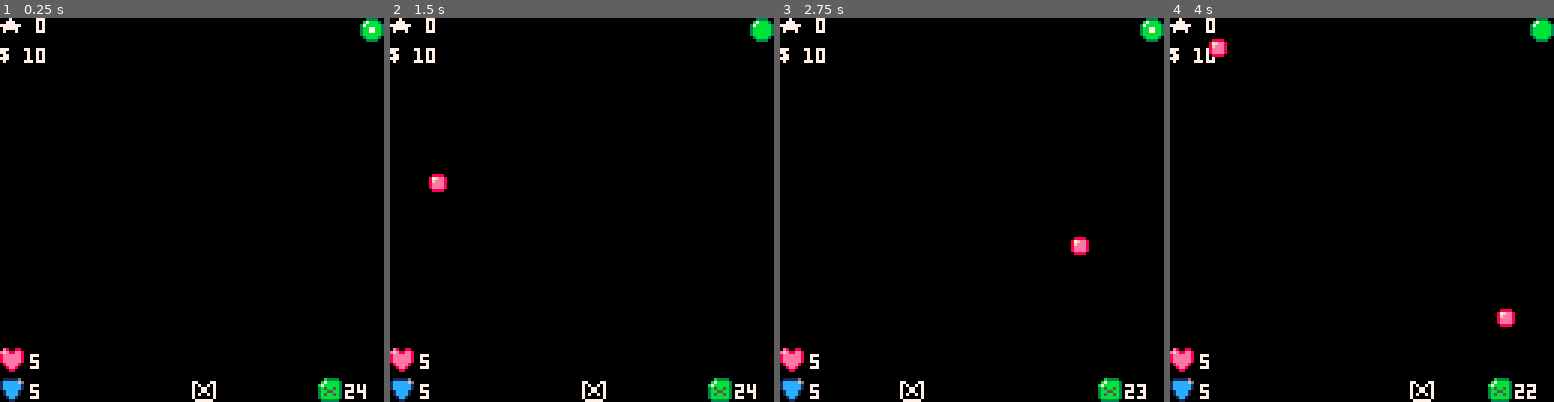
Above: before the commit, frames 1-4 (left to right).
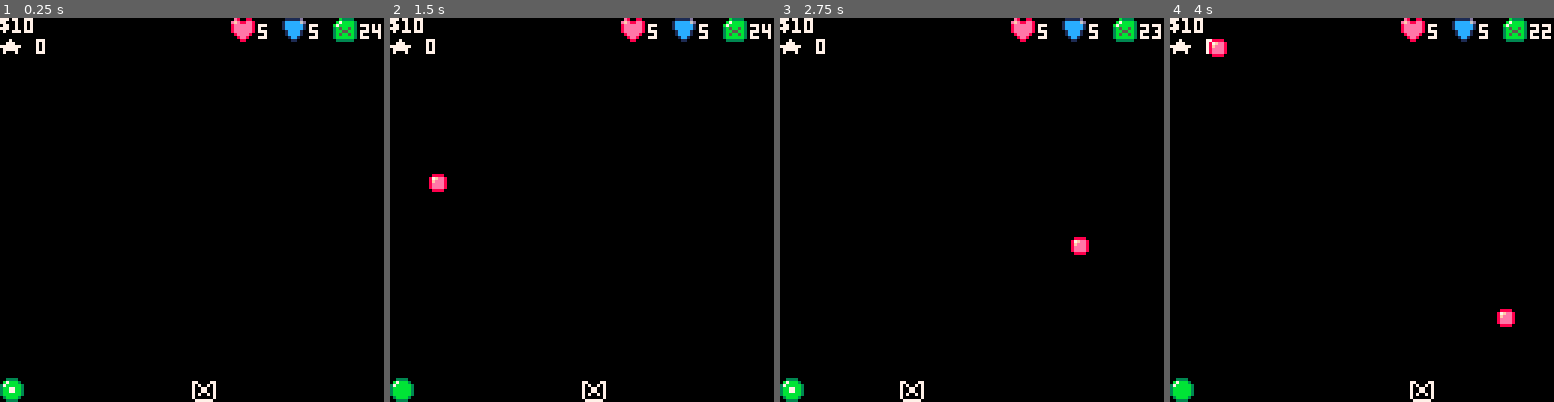
Above: after the commit, the same moments.

Repository: NinetiesPaul/Orion-s-Defender
Game: PICO-8 cartridge orionsdefender.p8
Two runs of this game, one before a commit and one after it. Both use one fixed random seed, a clock stepped at 60 frames per second and the inputs below.
Inputs:
- Up to frame 1 (0.25 s): no input
- Up to frame 2 (1.5 s): tap O (Z key) at 0.33, 0.7, 1.43 s; tap X (X key) at 1.07 s
- Up to frame 3 (2.75 s): hold Left 1.97-2.37 s; tap X (X key) at 2.07, 2.4, 2.73 s; tap O (Z key) at 2.22 s; hold Down from 2.42 s (still down)
- Up to frame 4 (4 s): release Down at 2.82 s; hold Right 2.87-3.53 s; tap X (X key) at 3.07, 3.4, 3.73 s; tap O (Z key) at 3.1, 3.98 s; hold Up from 3.58 s (still down)

The runs differ from the first frame. In frame 1, 3.2% of the frame differs, in the area x 0-100%, y 0-100%; in frame 2, 3.2%; in frame 3, 3.2%; in frame 4, 3.2%.

Commit message:
ui changes

Diff:
--- a/orionsdefender.p8
+++ b/orionsdefender.p8
@@ -1,5 +1,5 @@
 pico-8 cartridge // http://www.pico-8.com
-version 27
+version 29
 __lua__
 --general code
 threat_level_sprs = {
@@ -27,6 +27,10 @@
 rewards_given = false
 last_encounter_store = false
 
+function _init()
+
+end
+
 function _draw()
  cls()
 
@@ -61,15 +65,7 @@
  end
 
  if current_view == 4 then
- 	print ("store", 0, 0, 7)
- 	print("$ " .. scraps,0,10)
-
-	 spr(003,83,0)
-	 print(health,92,2)
-	 spr(004,97,0)
-	 print(armor,106,2)
-	 spr(005,111,0)
-	 print(fuel,120,2)
+ 	draw_ui()
 
  	print("buy fuel -- $4", 10, 32)
  	print("repair hull -- $5", 10, 40)
@@ -172,21 +168,19 @@
  enemies = {}
  enemy_bullets = {}
  bullets = {}
+ encounters = {}
 end
 
 function draw_ui()
- print("★ " .. score,0,0, 7)
- print("$ " .. scraps,0,10)
-
- spr(003,0,110)
- print(health,10,112)
- spr(004,0,120)
- print(armor,10,122)
-
- if current_view == 1 then
- 	spr(005,106,120)
- 	print(flr(fuel),115,122)
- end
+ print("$" .. scraps,0,0)
+ if (current_view != 4) print("★ " .. score,0,7, 7)
+
+ spr(003,77,0)
+ print(health,86,2)
+ spr(004,94,0)
+ print(armor,103,2)
+ spr(005,111,0)
+ print(fuel,120,2)
 
  if current_view == 2 then
  	spr(016,106,112)
@@ -213,7 +207,7 @@
 	 if(threat_y > 3) threat_y = 1
 	end
 
-	spr(threat_level_sprs[threat_x][threat_y],120,0)
+	spr(threat_level_sprs[threat_x][threat_y],0,120)
 end
 -->8
 --encounters
